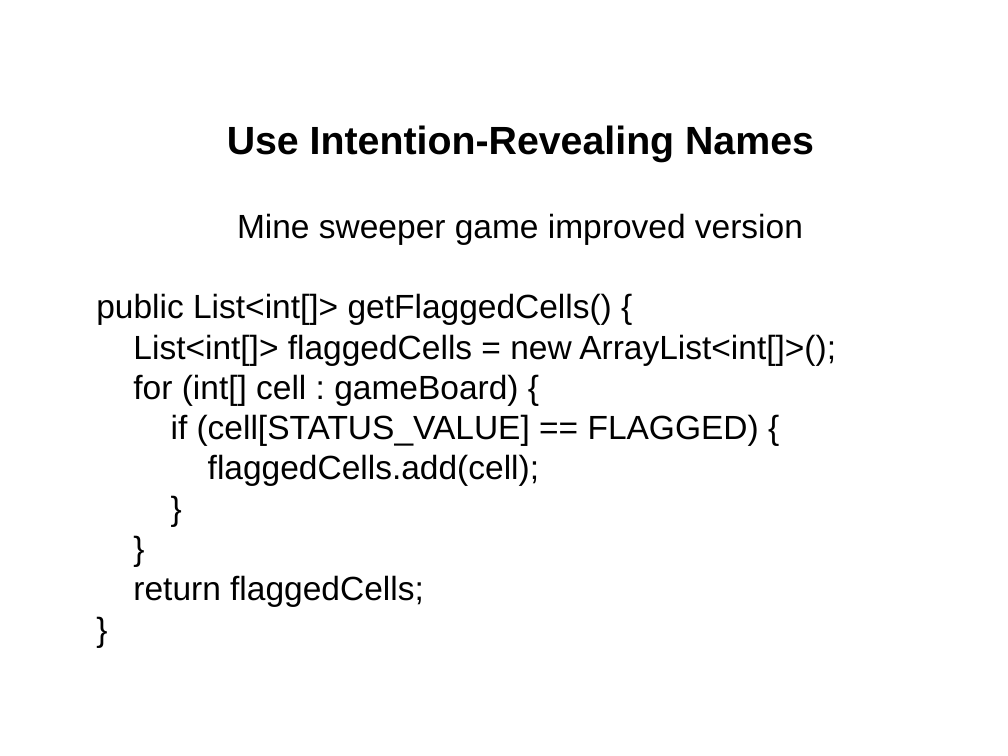
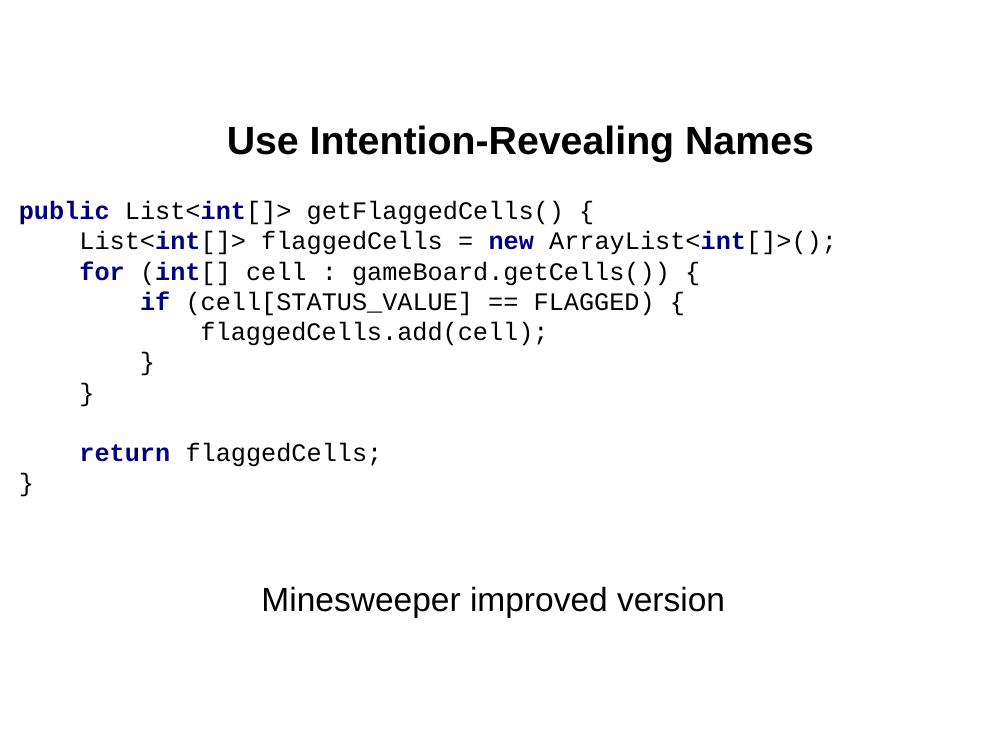
Before and after one commit to cvmocanu/clean-code-presentation, a slide deck: slide 13 of Clean Code.pptx. Drawn at 1008x756 pixels with LibreOffice and Linux fonts; fonts in the diff are those of the drawing. Boxes give left, top, right and bottom in pixels: in the first picture for what was removed or moved away, otherwise in the second. Text is boxed around its words. In the diff, an @@ line names an element or a change of style, - is before the commit and + after.

```diff
--- a/Clean Code.pptx
+++ b/Clean Code.pptx
@@ text at bbox=[19, 201, 837, 617]: text changed; size 26.7 to 20 pt; font Arial to Courier New @@
-Mine sweeper game improved version
-public List<int[]> getFlaggedCells() {
-List<int[]> flaggedCells = new ArrayList<int[]>();
-for (int[] cell : gameBoard) {
-if (cell[STATUS_VALUE] == FLAGGED) {
-flaggedCells.add(cell);
-}
-}
-return flaggedCells;
-}
+public List<int[]> getFlaggedCells() {
+List<int[]> flaggedCells = new ArrayList<int[]>();
+for (int[] cell : gameBoard.getCells()) {
+if (cell[STATUS_VALUE] == FLAGGED) {
+flaggedCells.add(cell);
+}
+}
+return flaggedCells;
+}
+Minesweeper improved version
```
Also in this commit, not shown: 9 other slides changed, 10 slides added.
